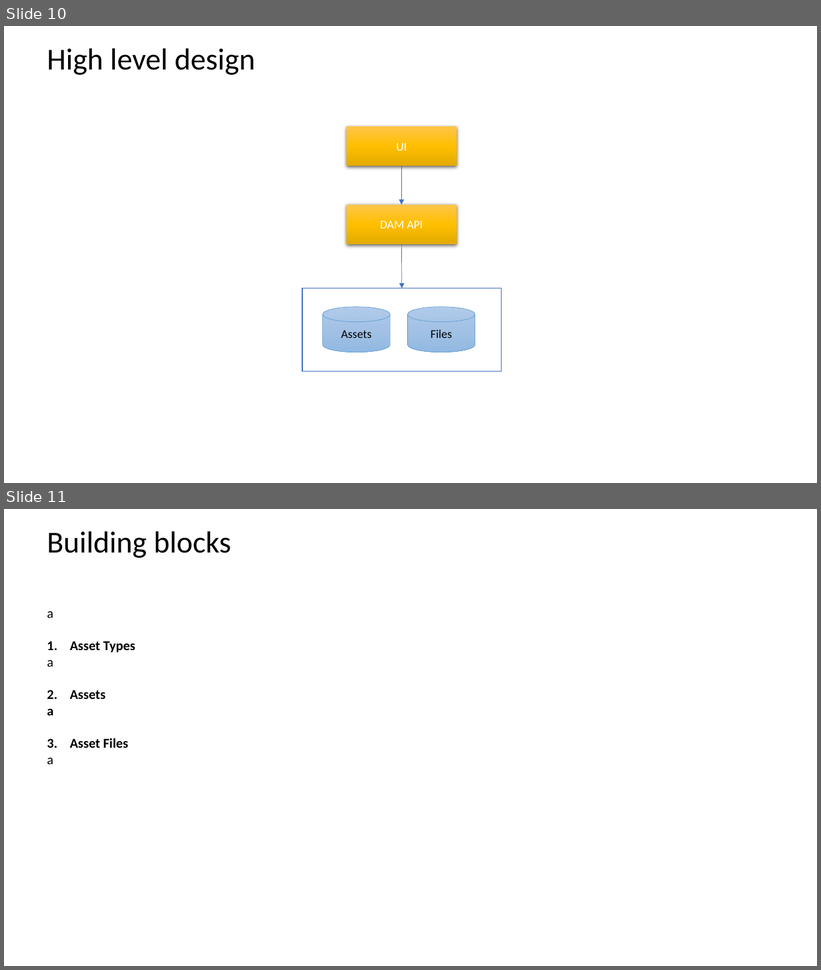
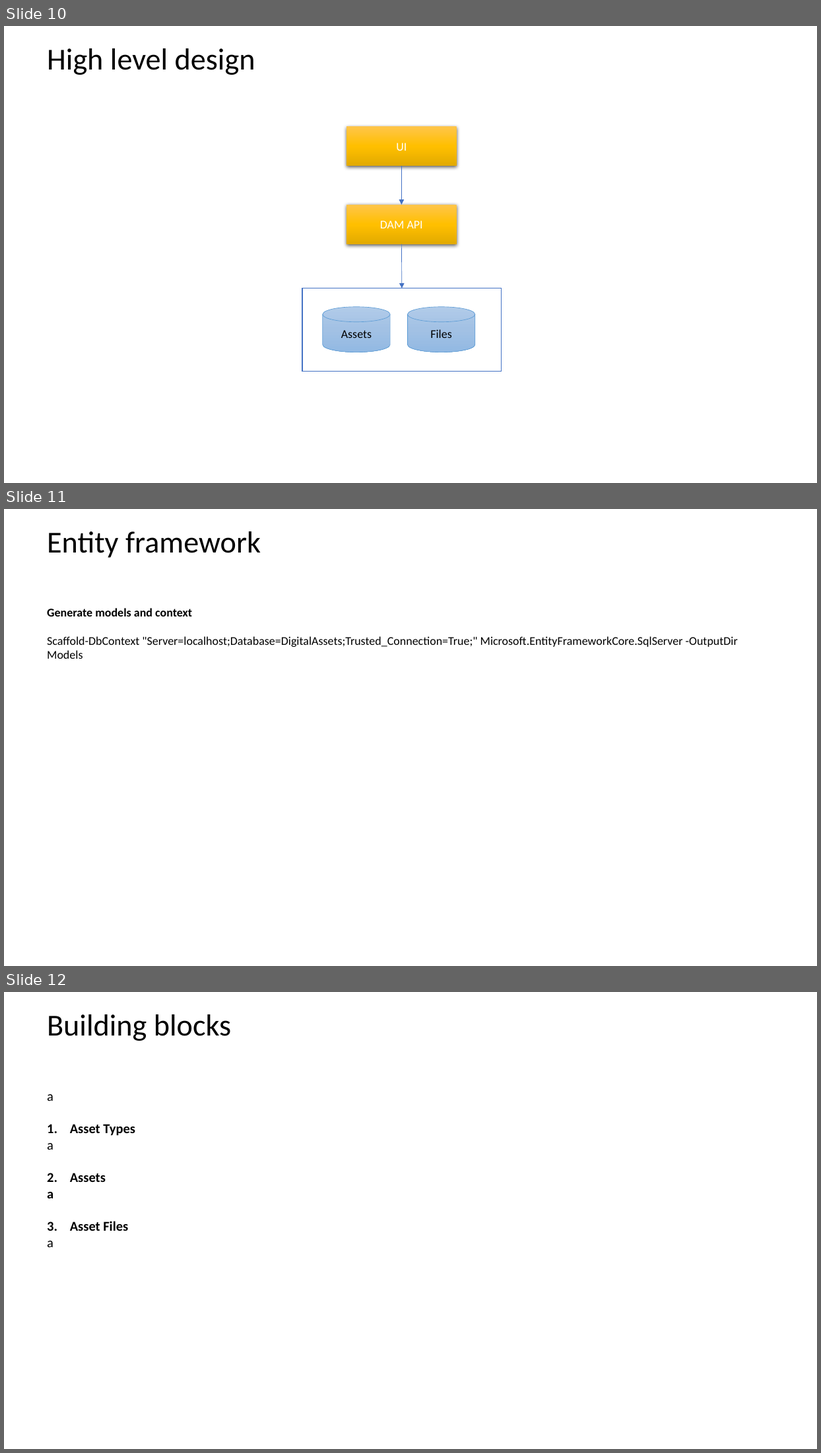
Before and after one commit to sundarkurs/DigitalAssets, a slide deck: Design/Digital Asset - Design.pptx. Shown one above the other, each under a label of ours: slides 10 and 11 before the commit, slides 10, 11 and 12 after it. The pictures are 821x970 and 821x1453 pixels, drawn with LibreOffice and Linux fonts; fonts in the diff are those of the drawing. Boxes give left, top, right and bottom in pixels: in the first picture for what was removed or moved away, otherwise in the second. Text is boxed around its words. In the diff, an @@ line names an element or a change of style, - is before the commit and + after.

Commit message:
models, context and sql configurations added

```diff
--- a/Design/Digital Asset - Design.pptx
+++ b/Design/Digital Asset - Design.pptx
@@ slide 11 added at bbox=[4, 509, 817, 966], background #FFFFFF @@
@@ text added at bbox=[47, 531, 261, 558], 36 pt, text #000000 @@
+Entity framework
@@ text added at bbox=[47, 608, 738, 659], 14 pt, text #000000 @@
+Generate models and context
+Scaffold-DbContext "Server=localhost;Database=DigitalAssets;Trusted_Connection=True;" Microsoft.EntityFrameworkCore.SqlServer -OutputDir Models
@@ what was slide 11 is now slide 12 @@
```
Also in this commit, not shown: 18 other files.
